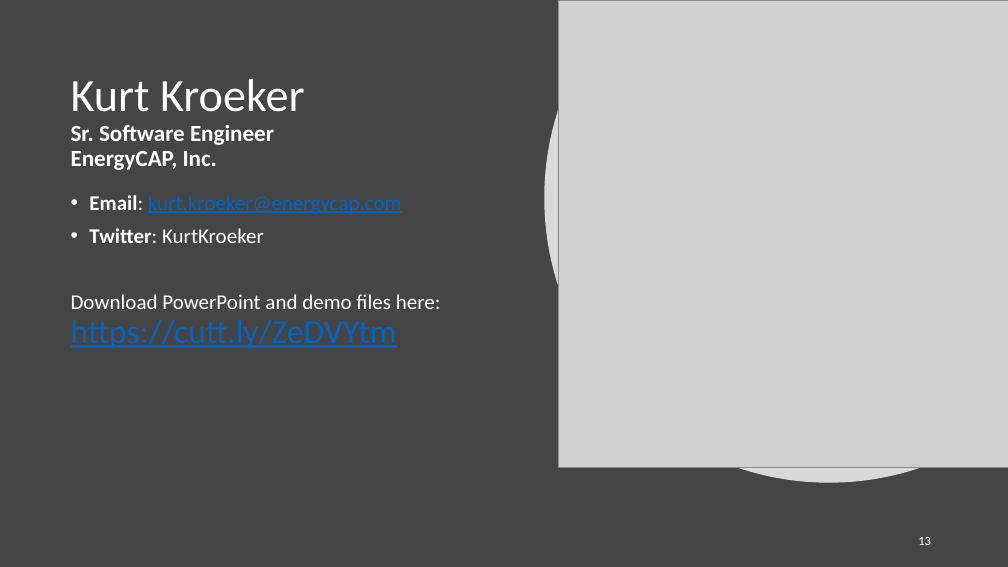
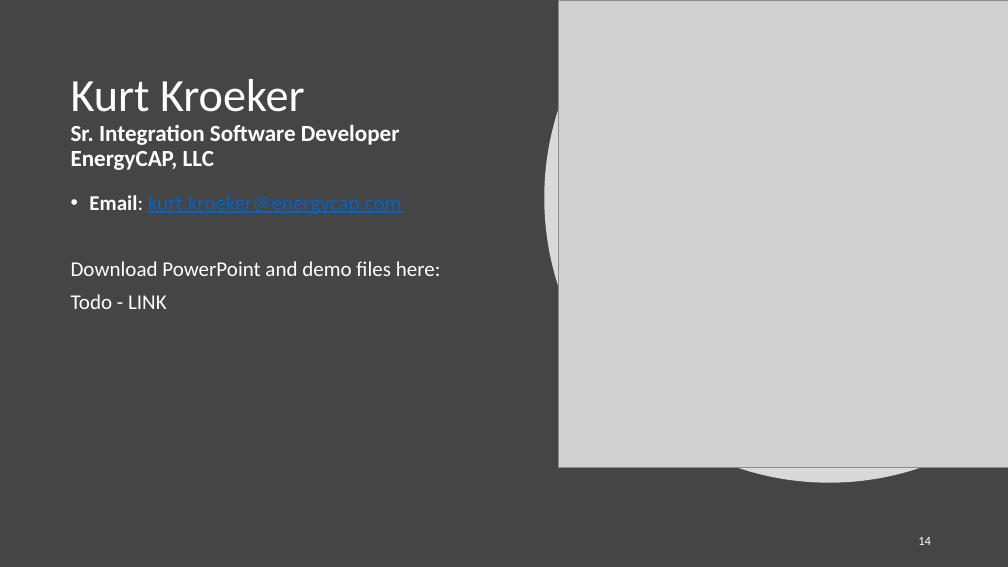
Before and after one commit to KurtKroeker/powershell, a slide deck: slide 14 of presentations/PowerShell_Presentation.pptx (slide 13 before the commit). Drawn at 1008x567 pixels with LibreOffice and Linux fonts; fonts in the diff are those of the drawing; grey boxes stand for pictures. Boxes give left, top, right and bottom in pixels: in the first picture for what was removed or moved away, otherwise in the second. Text is boxed around its words. In the diff, an @@ line names an element or a change of style, - is before the commit and + after.

```diff
--- a/presentations/PowerShell_Presentation.pptx
+++ b/presentations/PowerShell_Presentation.pptx
@@ title at [71,79,400,170]: text changed @@
-Kurt Kroeker
-Sr. Software Engineer
-EnergyCAP, Inc.
+Kurt Kroeker
+Sr. Integration Software Developer
+EnergyCAP, LLC
@@ text at [71,261,441,309]: text changed @@
-• Twitter: KurtKroeker
-Download PowerPoint and demo files here: https://cutt.ly/ZeDVYtm
+Download PowerPoint and demo files here:
+Todo - LINK
@@ page number at [918,537,931,545]: text changed @@
-13
+14
```
Also in this commit, not shown: 4 other slides changed, 2 slides added, 1 slide removed, 1 other file.
